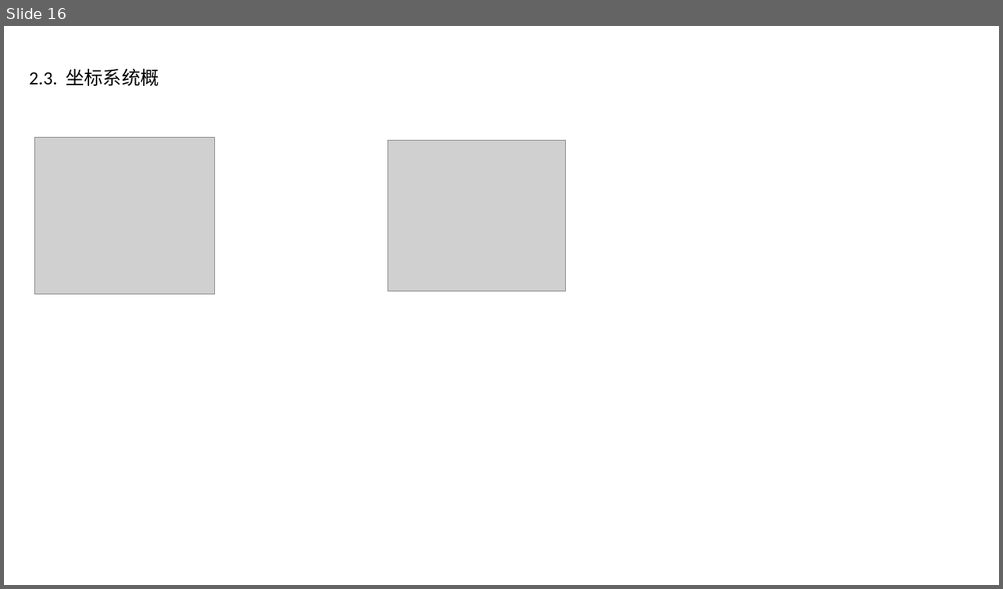
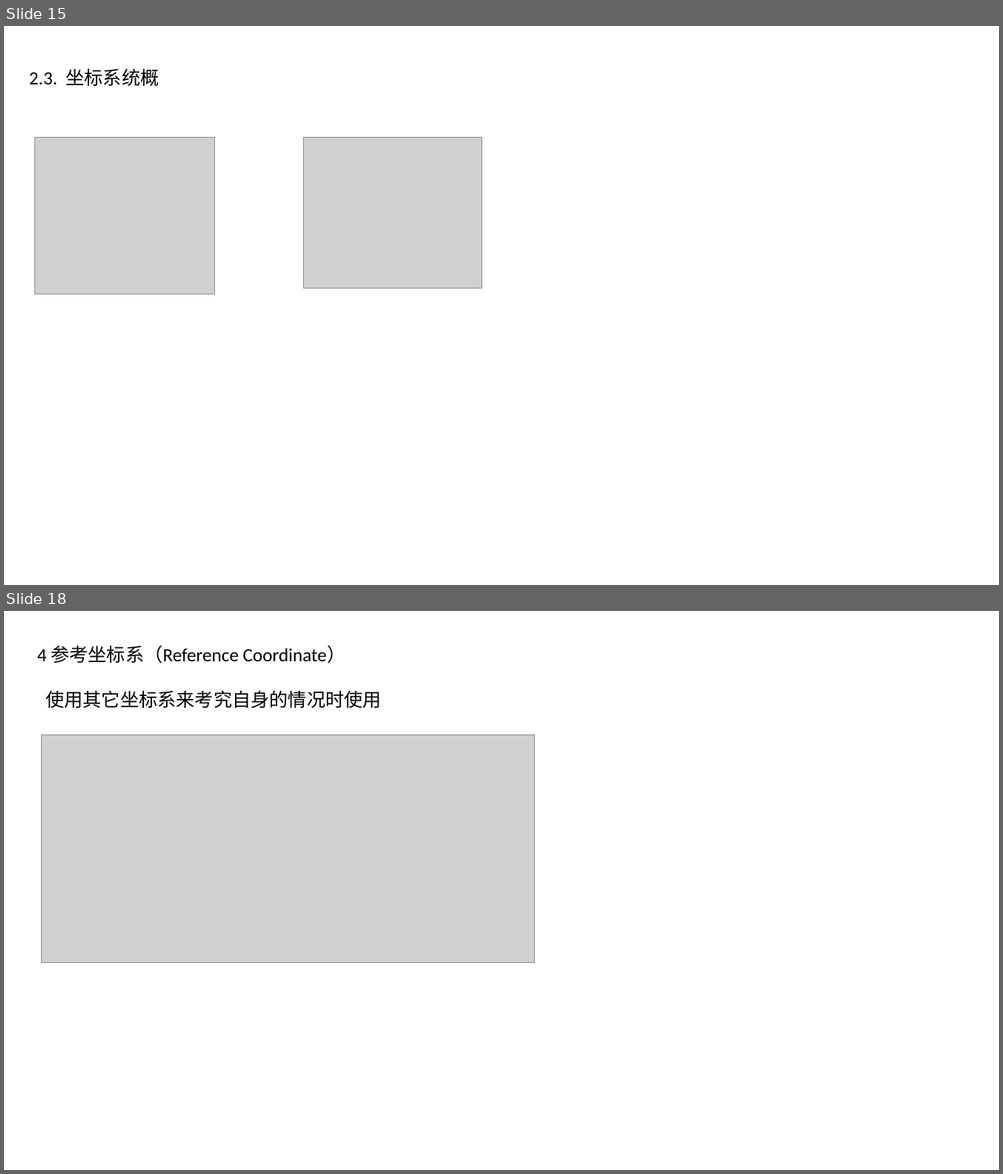
Before and after one commit to lss0928/git_test, a slide deck: svg/走进SVG.pptx. Shown one above the other, each under a label of ours: slide 16 before the commit, slides 15 and 18 after it; the slides between them are not shown. The pictures are 1003x589 and 1003x1174 pixels, drawn with LibreOffice and Linux fonts; fonts in the diff are those of the drawing; grey boxes stand for pictures. Boxes give left, top, right and bottom in pixels: in the first picture for what was removed or moved away, otherwise in the second. Text is boxed around its words. In the diff, an @@ line names an element or a change of style, - is before the commit and + after.

```diff
--- a/svg/走进SVG.pptx
+++ b/svg/走进SVG.pptx
@@ slide 18 added at (4,611,999,1170), background #FFFFFF @@
@@ text added at (37,645,381,708), 18 pt, text #000000 @@
+4 参考坐标系（Reference Coordinate）
+使用其它坐标系来考究自身的情况时使用
@@ picture added at (41,735,535,963) @@
@@ what was slide 16 is now slide 15 @@
@@ slide 15 changed as well @@
@@ picture: place and size @@
-picture at (387,140,566,291)
+picture at (304,137,482,288)
```
Also in this commit, not shown: 15 other slides changed, 15 other slides added, 7 slides removed, 15 other files.
